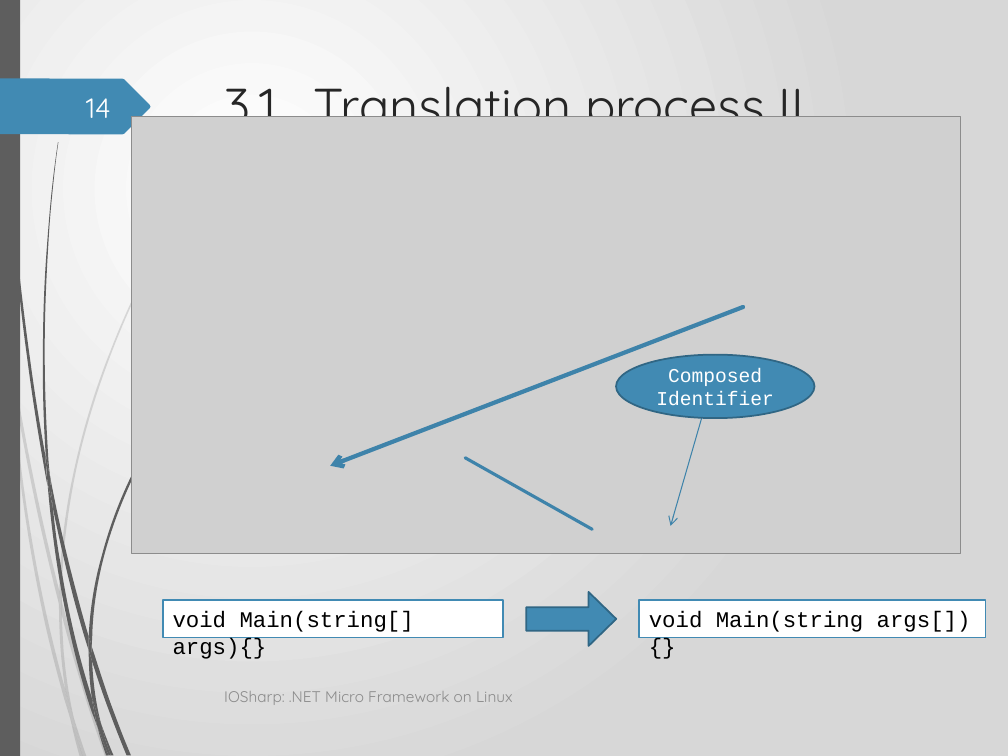
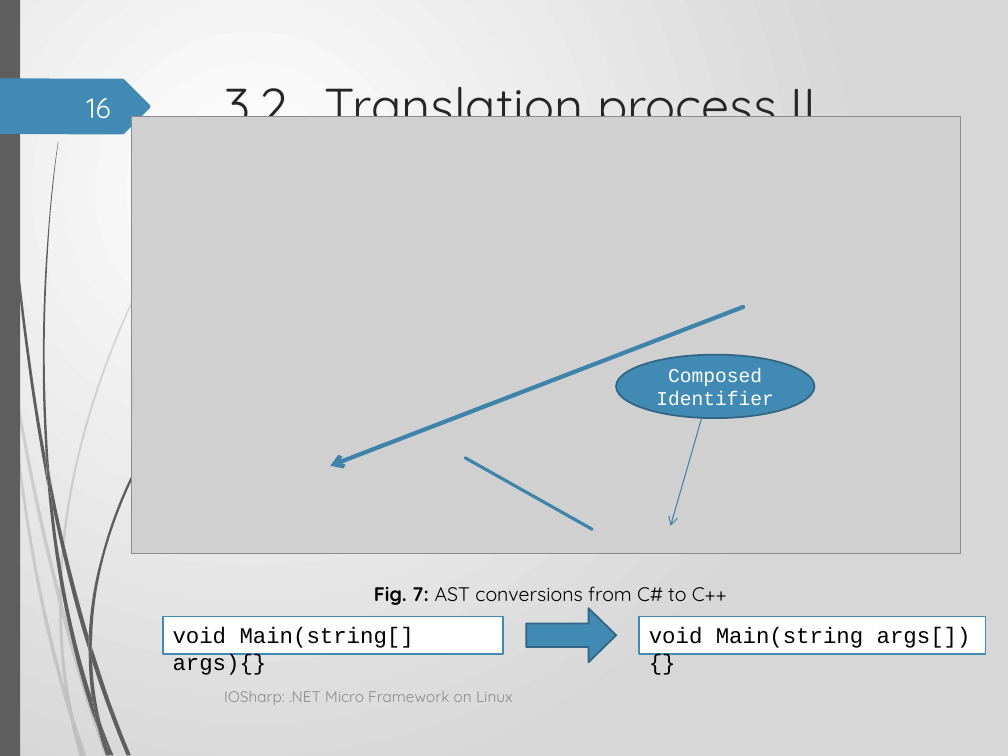
Before and after one commit to GerardSoleCa/BachelorThesisMisc, a slide deck: slide 16 of ThesisDoc/IOSharp.pptx (slide 14 before the commit). Drawn at 1008x756 pixels with LibreOffice and Linux fonts; fonts in the diff are those of the drawing; grey boxes stand for pictures; background and template pictures are left out. Boxes give left, top, right and bottom in pixels: in the first picture for what was removed or moved away, otherwise in the second. Text is boxed around its words. In the diff, an @@ line names an element or a change of style, - is before the commit and + after.

```diff
--- a/ThesisDoc/IOSharp.pptx
+++ b/ThesisDoc/IOSharp.pptx
@@ title at (224, 87, 816, 138): text changed @@
-3.1. Translation process II
+3.2. Translation process II
@@ page number at (86, 98, 110, 119): text changed @@
-14
+16
@@ text added at (374, 586, 727, 605), 14 pt, text #000000 @@
+Fig. 7: AST conversions from C# to C++
@@ 2 rectangles, 1 down arrow: place and size @@
-2 rectangles, 1 down arrow at (162, 591, 986, 646)
+2 rectangles, 1 down arrow at (162, 608, 986, 663)
```
Also in this commit, not shown: 17 other slides changed, 2 slides added, 1 slide removed, 3 other files.
